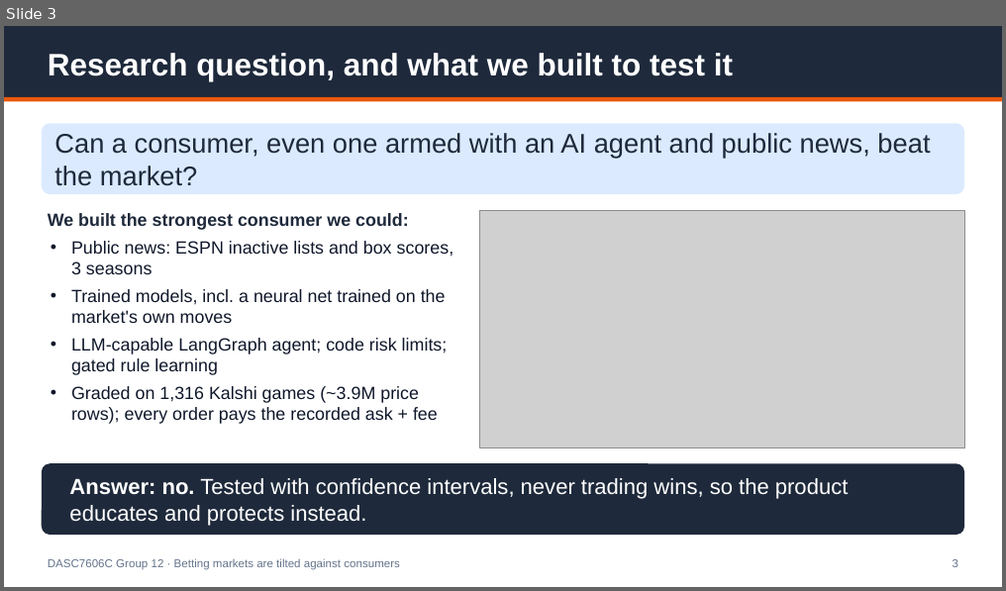
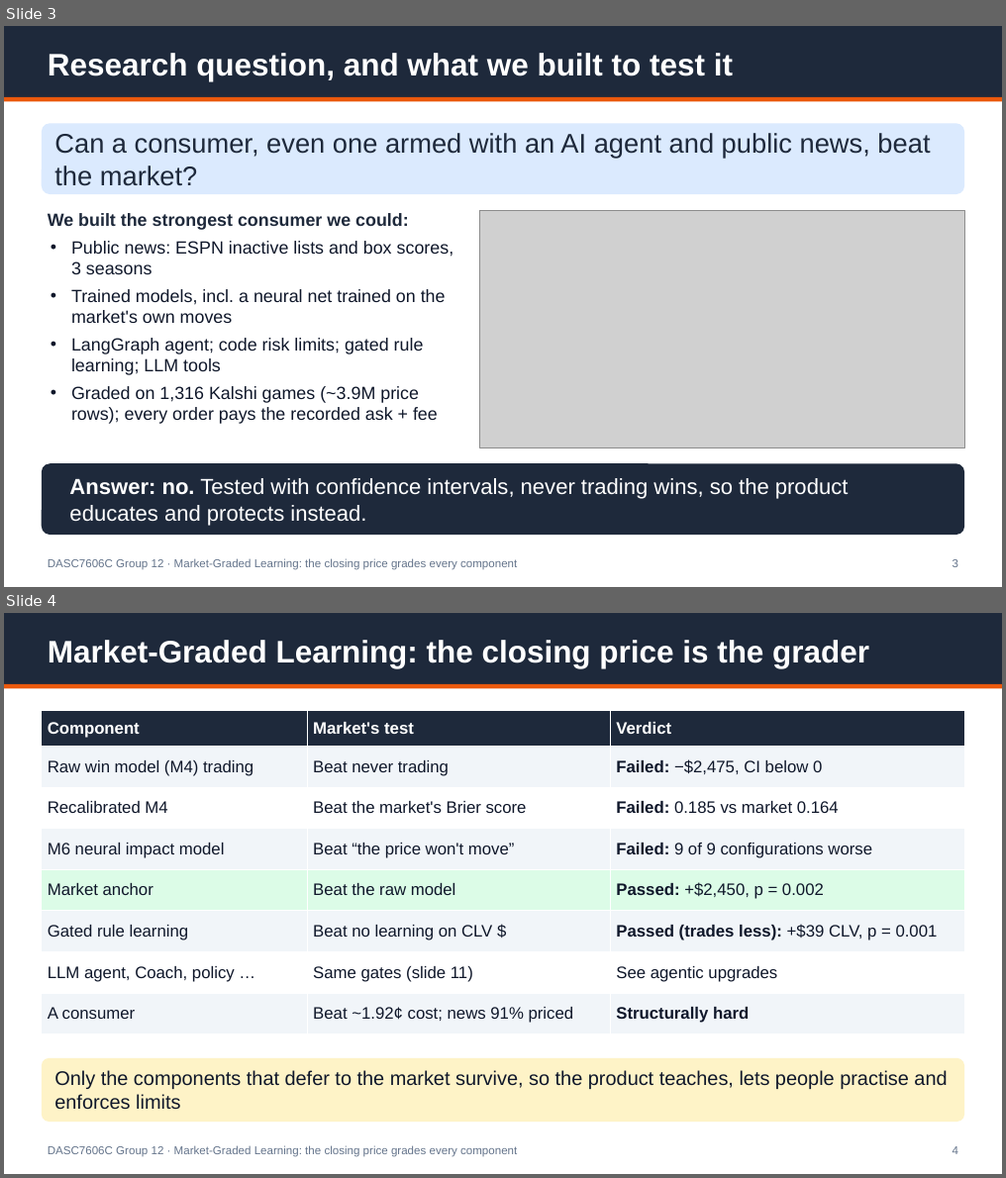
Before and after one commit to Michaelyzr/nba-agent, a slide deck: presentation/nba_agent_deck.pptx. Shown one above the other, each under a label of ours: slide 3 before the commit, slides 3 and 4 after it. The pictures are 1006x591 and 1006x1178 pixels, drawn with LibreOffice and Linux fonts; fonts in the diff are those of the drawing; grey boxes stand for pictures. Boxes give left, top, right and bottom in pixels: in the first picture for what was removed or moved away, otherwise in the second. Text is boxed around its words. In the diff, an @@ line names an element or a change of style, - is before the commit and + after.

```diff
--- a/presentation/nba_agent_deck.pptx
+++ b/presentation/nba_agent_deck.pptx
@@ slide 4 added at (4, 613, 1002, 1174), background #FFFFFF @@
@@ rectangle added at (4, 613, 1002, 684), fill #1E293B @@
@@ text added at (48, 640, 869, 668), 30 pt, text #FFFFFF, bold @@
+Market-Graded Learning: the closing price is the grader
@@ rectangle added at (4, 684, 1002, 688), fill #EA580C @@
@@ table added at (42, 710, 964, 1035), 8 rows, 3 columns @@
+Component | Market's test | Verdict
+Raw win model (M4) trading | Beat never trading | Failed: −$2,475, CI below 0
+Recalibrated M4 | Beat the market's Brier score | Failed: 0.185 vs market 0.164
+M6 neural impact model | Beat “the price won't move” | Failed: 9 of 9 configurations worse
+Market anchor | Beat the raw model | Passed: +$2,450, p = 0.002
+Gated rule learning | Beat no learning on CLV $ | Passed (trades less): +$39 CLV, p = 0.001
+LLM agent, Coach, policy … | Same gates (slide 11) | See agentic upgrades
+A consumer | Beat ~1.92¢ cost; news 91% priced | Structurally hard
@@ rounded rectangle added at (42, 1059, 964, 1122), fill #FEF3C7 @@
@@ text added at (54, 1070, 946, 1110), 19 pt, text #0F172A @@
+Only the components that defer to the market survive, so the product teaches, lets people practise and enforces limits
@@ text added at (48, 1146, 517, 1157), 11 pt, text #64748B @@
+DASC7606C Group 12 · Market-Graded Learning: the closing price grades every component
@@ text added at (952, 1147, 958, 1155), 11 pt, text #64748B @@
+4
@@ slide 3 changed as well @@
@@ text at (71, 338, 424, 375): text changed @@
-• LLM-capable LangGraph agent; code risk limits; gated rule learning
+• LangGraph agent; code risk limits; gated rule learning; LLM tools
@@ text at (48, 559, 517, 570): text changed @@
-DASC7606C Group 12 · Betting markets are tilted against consumers
+DASC7606C Group 12 · Market-Graded Learning: the closing price grades every component
```
Also in this commit, not shown: 9 other slides changed, 4 other slides added, 7 slides removed, 5 other files.
